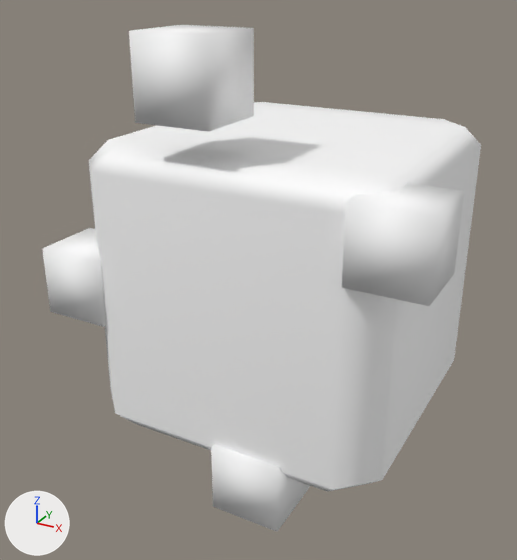
The FBX model Reference/Resource/Mesh/Animation/Effect/E_BS_Mushi.fbx: old version first, new version second.
Rendered twice from a 50 mm camera at (0.00441, -0.00903, 0.00425) aimed at (-0.00047, -0.00017, -0.00018). The axes (+X, +Y, +Z) are drawn at lower left. The lights are the same throughout. Where no turn or scale is listed for an object, it has been applied to the vertices.

In view in the first picture: 'impact1', 'model1', 'model2', 'model3', 'model4'.
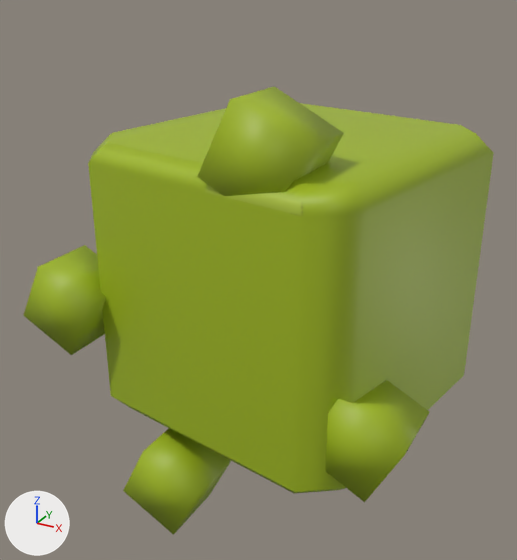
ob_model_scale is not drawn itself; it is the parent of ob_model1, ob_model4, ob_model3, ob_model2.

Location of each change, [x1, y1, x2, y2] in pixels of the pictures (517 x 560 px):
'impact1', surface changed, turned (white to green): before [89, 102, 481, 492]; after [88, 103, 494, 494]
'model2', surface changed, turned: before [129, 25, 254, 132]; after [123, 428, 231, 535]
'model4', surface changed, turned: before [342, 183, 464, 306]; after [23, 245, 106, 355]
'model3', surface changed, turned: before [211, 444, 310, 532]; after [197, 86, 344, 196]
'model1', surface changed, turned: before [42, 228, 107, 327]; after [325, 380, 430, 502]

The change in detail:
Picture 'E_BS_Mushi.png' (img_e_bs_mushi_png) is new.
In material 'lambert1' (mat_lambert1), base_color is no longer (1.0, 1.0, 1.0), white #ffffff.
In material 'lambert1' (mat_lambert1), roughness goes from 0.553 to 0.5.
In material 'lambert1' (mat_lambert1), texture is now set to img_e_bs_mushi_png, with its transparency.
Object 'impact1' (ob_impact1) turns from (0, 0, 0) to (0, 80, 0) degrees about x, y and z.
Object 'model_scale' (ob_model_scale) turns from (0, 0, 0) to (0, 0, 153) degrees about x, y and z.
